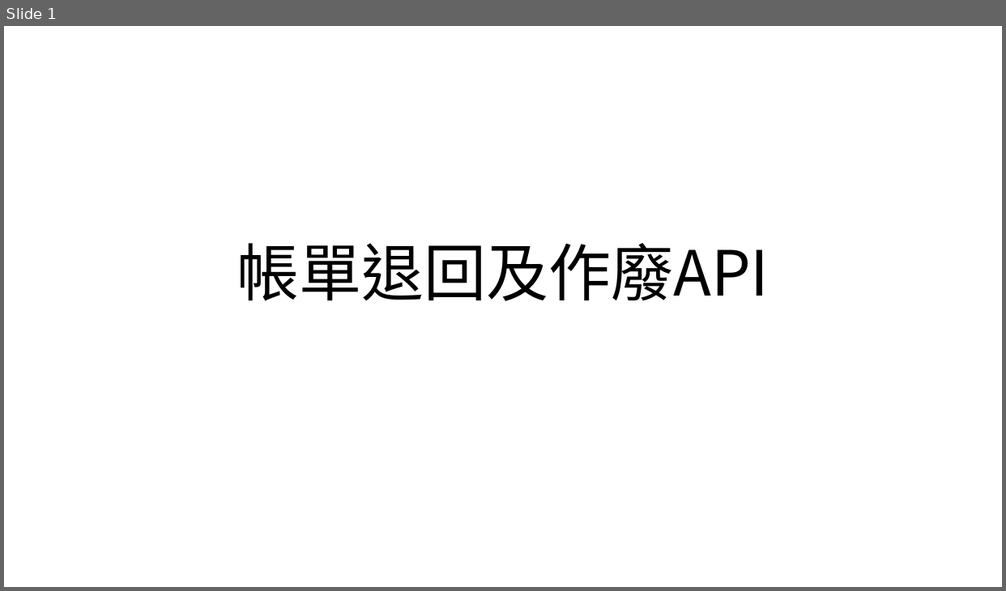
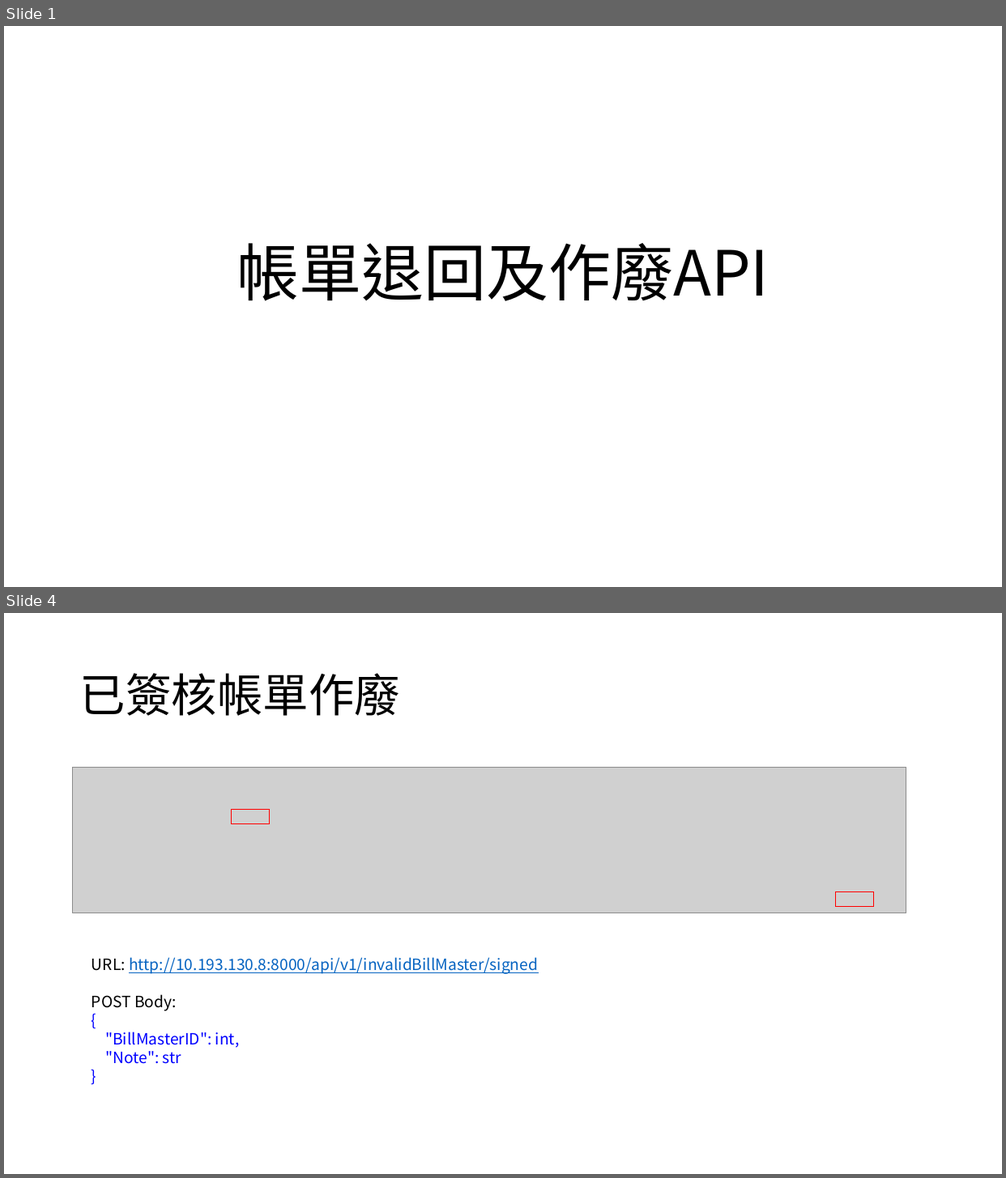
Before and after one commit to appletime81/cbp-sys-api-v2, a slide deck: CBP專案/帳單API/帳單退回及作廢API.pptx. Shown one above the other, each under a label of ours: slide 1 before the commit, slides 1 and 4 after it; the slides between them are not shown. The pictures are 1006x591 and 1006x1178 pixels, drawn with LibreOffice and Linux fonts; fonts in the diff are those of the drawing; grey boxes stand for pictures. Boxes give left, top, right and bottom in pixels: in the first picture for what was removed or moved away, otherwise in the second. Text is boxed around its words. In the diff, an @@ line names an element or a change of style, - is before the commit and + after.

```diff
--- a/CBP專案/帳單API/帳單退回及作廢API.pptx
+++ b/CBP專案/帳單API/帳單退回及作廢API.pptx
@@ slide 4 added at bbox=[4, 613, 1002, 1174], background #FFFFFF @@
@@ title added at bbox=[80, 673, 400, 716], 44 pt, text #000000 @@
+已簽核帳單作廢
@@ picture added at bbox=[73, 767, 907, 914] @@
@@ rectangle added at bbox=[231, 809, 269, 824], outline #FF0000 1 pt @@
@@ rectangle added at bbox=[836, 892, 874, 906], outline #FF0000 1 pt @@
@@ text added at bbox=[91, 957, 538, 1064], 15 pt, text #0563C1, underline @@
+URL: http://10.193.130.8:8000/api/v1/invalidBillMaster/signed
+POST Body:
+{
+"BillMasterID": int,
+"Note": str
+}
```
Also in this commit, not shown: 1 slide changed, 1 other slide added, 1 other file.
